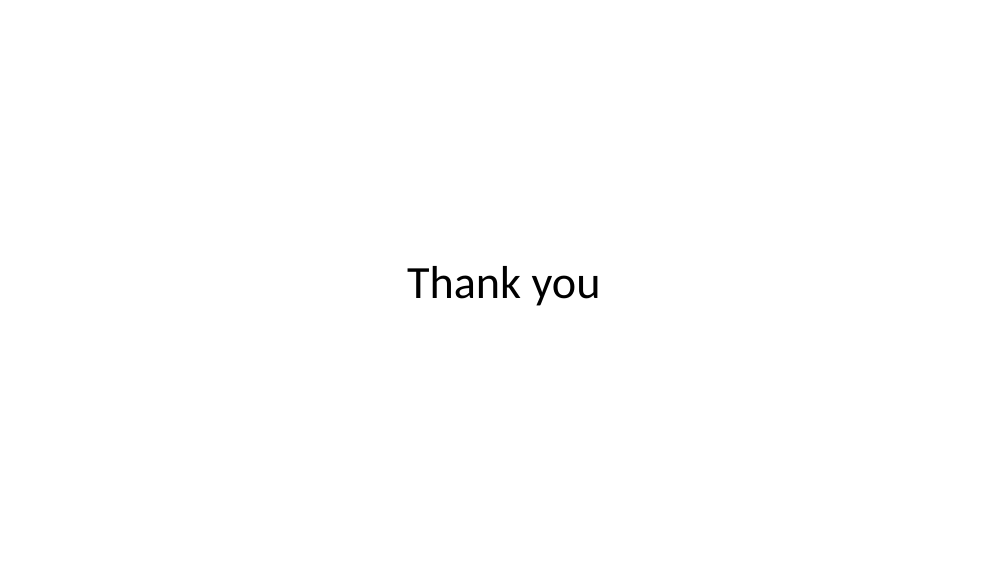
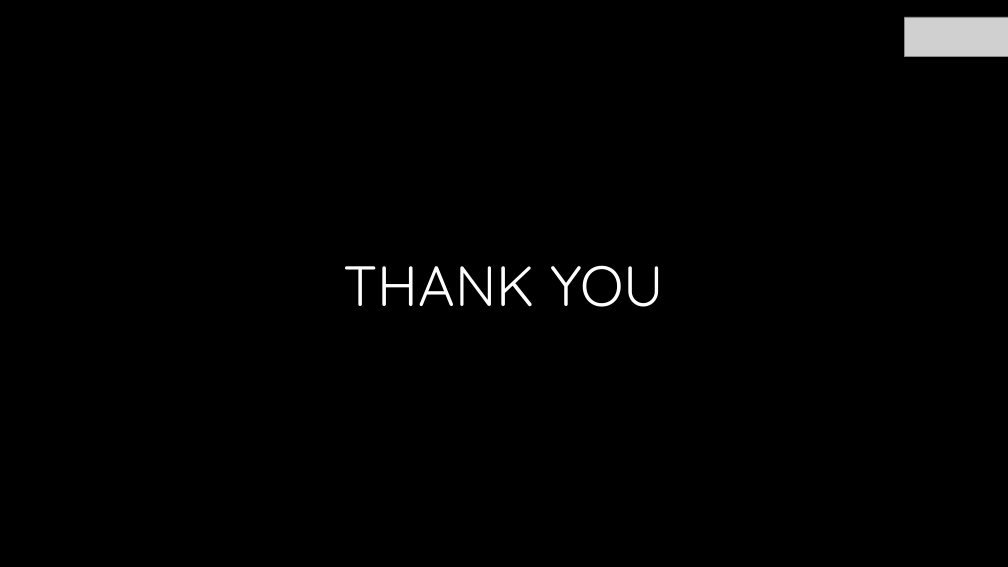
Before and after one commit to ramprasad-bharadwaj/PRISM-NeRF-Project, a slide deck: slide 16 of NeRF GenAI Rendered Models.pptx. Drawn at 1008x567 pixels with LibreOffice and Linux fonts; fonts in the diff are those of the drawing; grey boxes stand for pictures; background and template pictures are left out. Boxes give left, top, right and bottom in pixels: in the first picture for what was removed or moved away, otherwise in the second. Text is boxed around its words. In the diff, an @@ line names an element or a change of style, - is before the commit and + after.

```diff
--- a/NeRF GenAI Rendered Models.pptx
+++ b/NeRF GenAI Rendered Models.pptx
@@ background #FFFFFF to picture (left out) @@
@@ picture added at [905,17,1008,56] @@
@@ title at [344,265,664,307]: text changed; size 44 to 54 pt; font Calibri to Quicksand; text colour #000000 to gradient #FFFFFF to #A6A6A6 @@
-Thank you
+THANK YOU
```
Also in this commit, not shown: 12 other slides changed, 1 other file.
